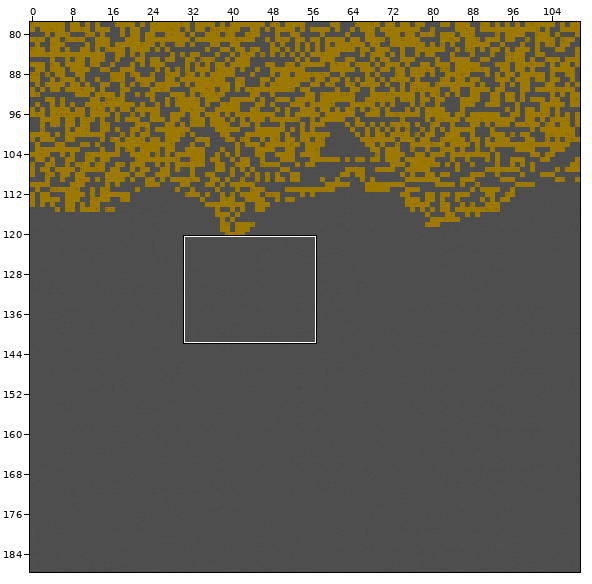
Tiled map, stored at ld28-stuff/maps/map1.tmx. The first picture is a wide view before the edit; the outline marks the close-up.
Close-up. Old version:
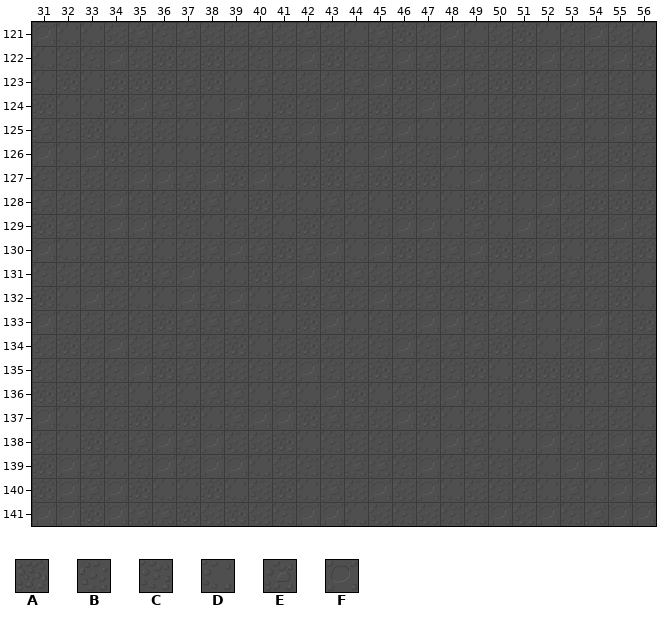
Cells are 32x32 px. Shown: x 31..56, y 121..141. The commit also changed other parts of the map, which this record leaves out.
Key: from "tileset": A 58, B 59, C 60, D 61, E 62, F 63.
_ is an empty cell.
Layers that did not change in this view are not listed.
Layer "destroyable" before, first column x 31:
121 FDDBECEBBEBEBDEABFDBADCFBD
122 DCCFBABABCBFACEFEBEBAFCBFA
123 DADAAAEADECBBEFAAFBAACFCCD
124 ADDAFEEDFDACFBABFBDBCBFBEA
125 ECADBBDECAEFFEEFDDEECCEDFE
126 FDFACDDCCCBDADFBCFDBCAFBAC
127 CCBCFFEFAFDAAEAAADFCCCDBFC
128 EBCFCCAEDABDEBDADDACDFBAAA
129 AECFFCCDCBDACDCFFDEDFCBBFB
130 FDEEEDBEFEAEFDFACEFAAFDCBA
131 CBCEAEFDDABFAEBBEBEDBBEBAD
132 ADFBDDFEFDEAEBFBECAEFBECAD
133 FCBBCAEEECDAFDCBFFCBCDDFCA
134 BABFBEEBADBABBCFCEEACDBFCB
135 BCBCFAEBBCBFCBAECCADAAAEAE
136 AAECDBDEEDEDFADBBFDCDCADEC
137 FDCCADADEFFAEEBFADBDBEDBBD
138 BDACEFEFBBADCBCBDFEDDFCBFE
139 AFEDCFBFFDBCCEECFCECBDFFEA
140 AFEFADDADBADEBFBFDBCCDEDFF
141 FFAFEEABABCFFDBCBCCFBFCEFF
Once edited:
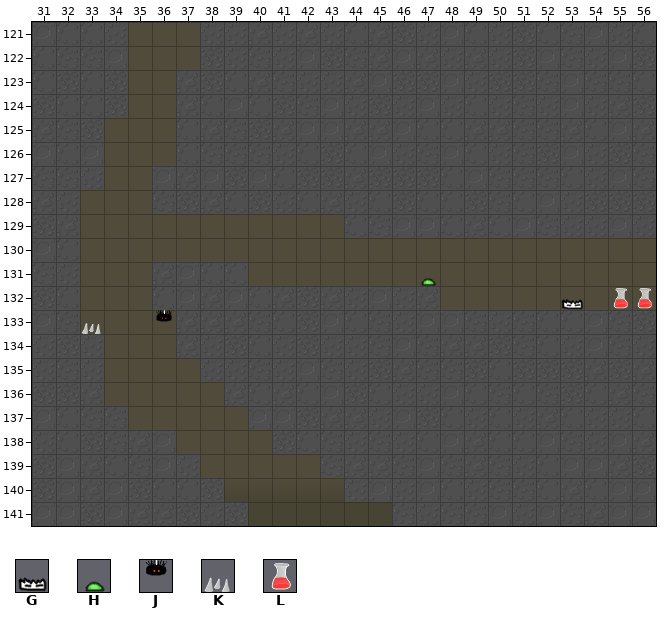
Further tiles: from "enemies": G 0, H 2, J 3, K 4, L 7.
The exact change:
Changed rows in their new state; . is an unchanged cell.
Layer "destroyable":
first column x 33:
121 ..___...................
122 ..___...................
123 ..__....................
124 ..__....................
125 .___....................
126 .___....................
127 .__.....................
128 ___.....................
129 ___________.............
130 ________________________
131 ___...._________________
132 ___............_________
133 ____....................
134 .___....................
135 .____...................
136 ._____..................
137 .._____.................
138 ....____................
139 ....._____..............
140 ......_____.............
141 .......______...........
Layer "enemies":
first column x 33:
131 ..............H.........
132 ....................G.LL
133 K..J....................
Changed places in both close-ups, as pixel boxes (x1, y1, x2, y2):
changed: (80, 22, 656, 526)
